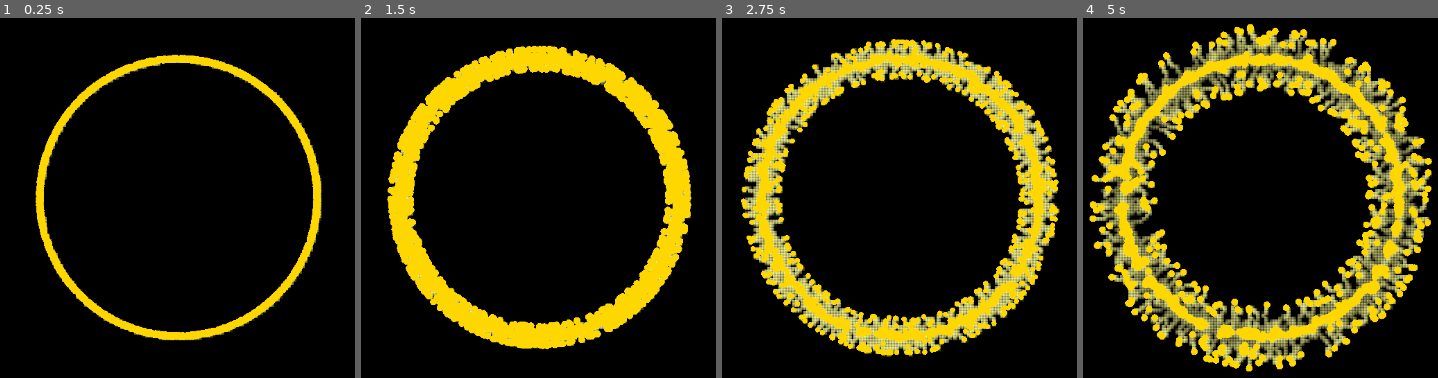
Above: before the commit, frames 1-4 (left to right).
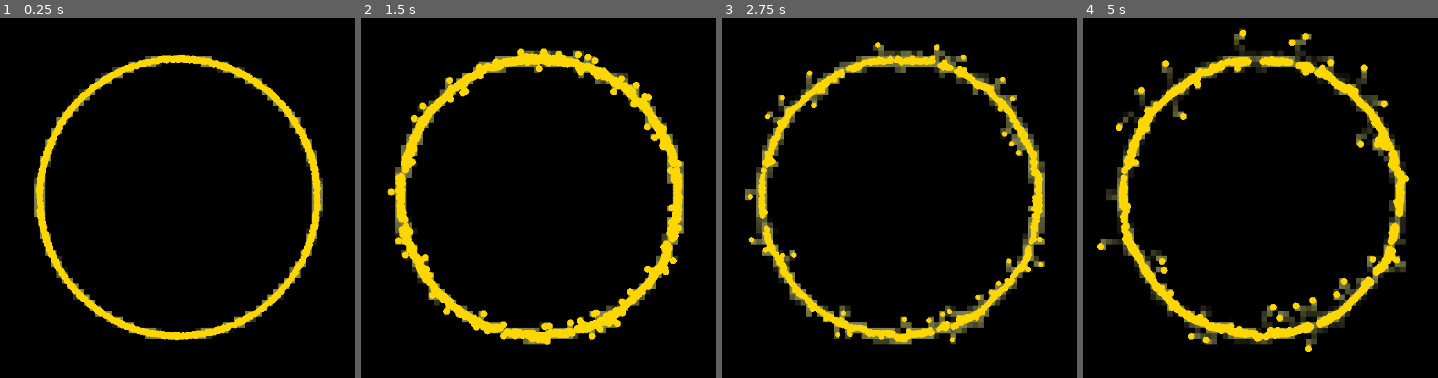
Above: after the commit, the same moments.

Repository: RocketKiers/Slime-mold-algorithm-visualization
Game: Godot game, scene res://main_world.tscn
Same seed, same stepped clock (60 frames per second), same inputs: the game is played once before the commit and once after it.
Inputs:
- Up to frame 1 (0.25 s): no input
- Up to frame 2 (1.5 s): no input
- Up to frame 3 (2.75 s): no input
- Up to frame 4 (5 s): no input

The runs differ from the first frame. In frame 1, 2.6% of the frame differs, in the area x 9-91%, y 10-90%; in frame 2, 10%; in frame 3, 20%; in frame 4, 31%, in the area x 1-99%, y 1-99%.

Commit message:
got rid of under-layer of pheremone, played more with values

Diff:
--- a/main_world.tscn
+++ b/main_world.tscn
@@ -4,6 +4,8 @@
 
 [node name="Node2D" type="Node2D"]
 script = ExtResource("1_v35sv")
+number_of_agents = 2000
 AGENT_SPEED = 10.0
 TURN_STRENGTH = 10.0
-RANDOM_TURN_AMOUNT = 1.5
+RANDOM_TURN_AMOUNT = 2.0
+SIMULATION_STEPS_PER_FRAME = 1
--- a/scripts/main.gd
+++ b/scripts/main.gd
@@ -1,6 +1,6 @@
 extends Node2D
 
-const MAP_SCALE: int = 4 # that many pixel make one tile (4x4 tiles)
+const MAP_SCALE: int = 8 # that many pixel make one tile (4x4 tiles)
 var map_width: int
 var map_height: int
 var trail_map: Array # A 2d map array to hold pheremone values, recieves the same resolution as the map
@@ -13,7 +13,7 @@
 @export var var_agent_size: float = 2.0 #changable agent size (appended to a absolute sine wave
 
 @export_range(0.1, 10.0) var TURN_STRENGTH: float = 1.5
-@export_range(0.1, 10.0) var RANDOM_TURN_AMOUNT: float = 0.5 # Small random perturbation in radians
+@export_range(0.1, 10.0) var RANDOM_TURN_AMOUNT: float = 1.0 # Small random perturbation in radians
 @export_range(1, 10) var SIMULATION_STEPS_PER_FRAME: int = 2
 const DEPOSIT_AMOUNT: float = 0.5 # The amount of pheromone an agent deposits
 
@@ -92,7 +92,7 @@
 
 func _update_trail_map(delta: float):
 	# This loop applies the decay over time
-	var visual_decay_rate: int = 3
+	var visual_decay_rate: int = 4
 	for x in map_width:
 		for y in map_height:
 			var current_value = trail_map[x][y]
@@ -177,8 +177,7 @@
 
 # agents tekenen
 func _draw():
-
-# 1. Loop through every cell in the trail_map
+	# 1. Loop through every cell in the trail_map
 	for x in (map_width):
 		for y in (map_height):
 			var pheromone_value = trail_map[x][y]
@@ -197,9 +196,9 @@
 			# 3. Calculate screen position and size
 			var rect_pos = Vector2(x * MAP_SCALE, y * MAP_SCALE)
 			var rect_size = Vector2(MAP_SCALE, MAP_SCALE)
-			var under_rect_size = Vector2(MAP_SCALE + 2, MAP_SCALE + 2)
+			#var under_rect_size = Vector2(MAP_SCALE + 2, MAP_SCALE + 2)
 			# 4. Draw the cell
-			draw_rect(Rect2(rect_pos, under_rect_size), trail_color)
+			#draw_rect(Rect2(rect_pos, under_rect_size), trail_color)
 			draw_rect(Rect2(rect_pos, rect_size), trail_color)
 
 	for agent in agents:
